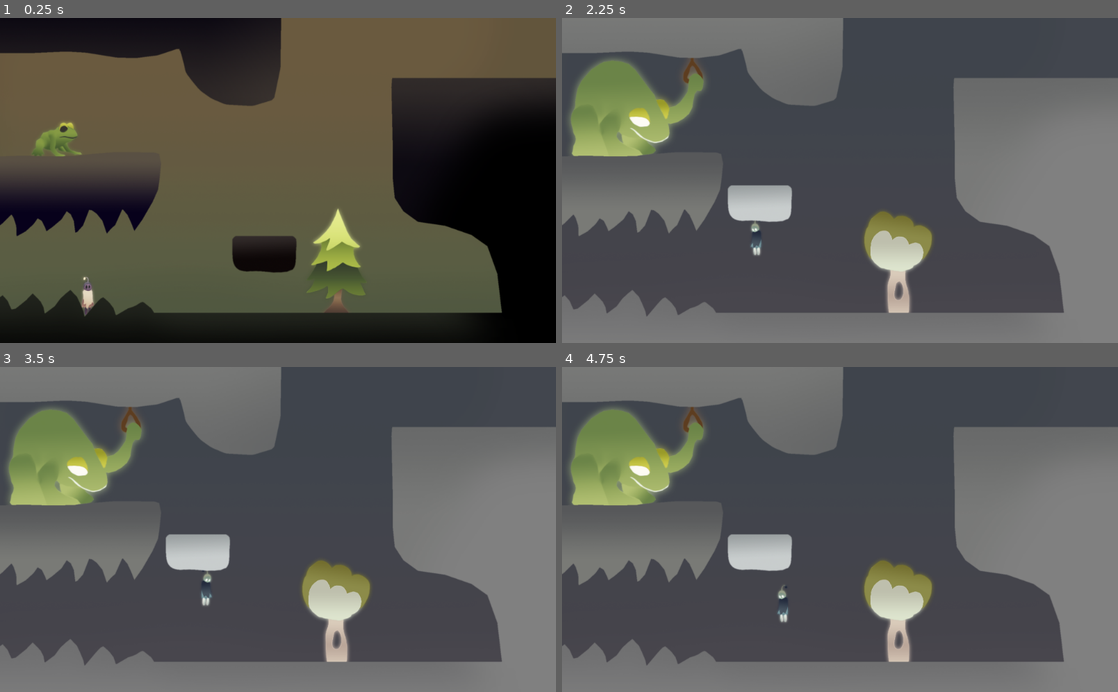
Above: before the commit, frames 1-4 (two rows, left to right).
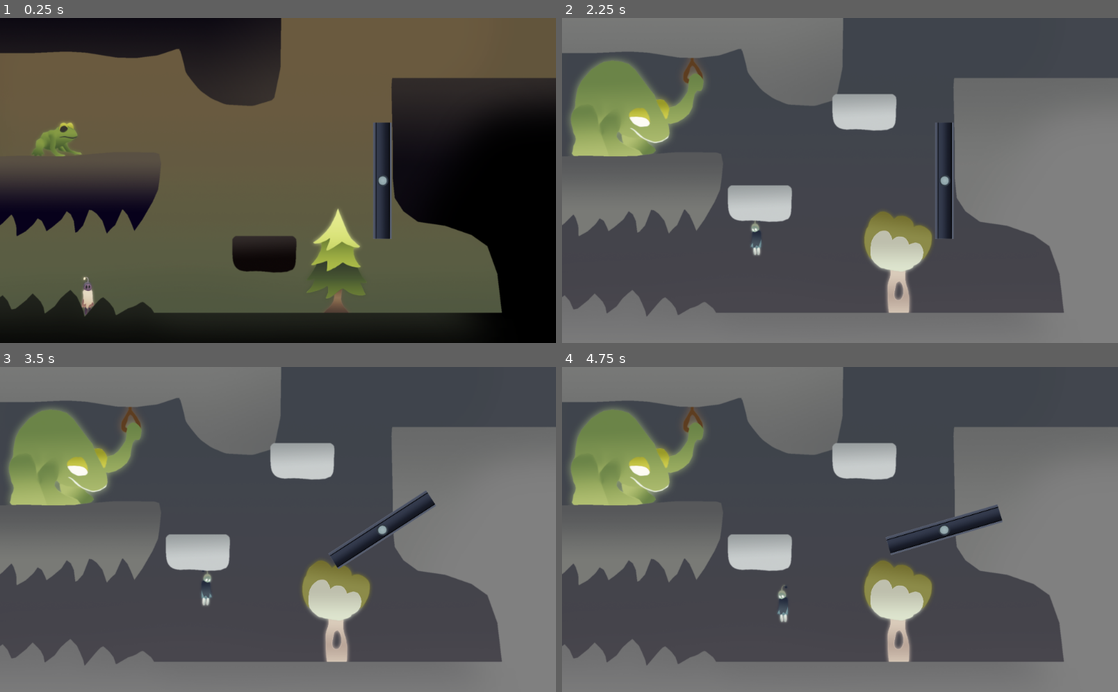
Above: after the commit, the same moments.

Repository: Dimension-Omega/misty-marshes
Game: Godot game, scene res://data/main/Main.tscn
Same seed, same stepped clock (60 frames per second), same inputs: the game is played once before the commit and once after it.
Inputs:
- Up to frame 1 (0.25 s): no input
- Up to frame 2 (2.25 s): tap Enter at 0.5 s; hold Up (jump) 0.53-1.28 s; hold Right (right) 0.53-2.03 s; tap I at 0.6, 1.55 s; tap Up (jump) at 1.35, 1.52, 1.82 s; hold A (left) from 2.03 s (still down); hold Space (duality) from 2.03 s (still down)
- Up to frame 3 (3.5 s): tap Up (jump) at 2.3, 3.02, 3.32 s; release A (left) at 2.78 s; release Space (duality) at 2.78 s; hold Right (right) from 2.78 s (still down); tap I at 2.85 s
- Up to frame 4 (4.75 s): hold Up (jump) 3.53-4.28 s; tap 1 at 3.6 s; release Right (right) at 4.28 s; hold A (left) from 4.28 s (still down); tap 2 at 4.35 s; tap Up (jump) at 4.52 s; tap I at 4.55 s

The runs differ from the first frame. In frame 1, 1.2% of the frame differs, in the area x 67-71%, y 32-68%; in frame 2, 1.9%; in frame 3, 2.2%; in frame 4, 2.2%, in the area x 48-80%, y 23-58%.

Commit message:
Gate and frog trigger

Diff:
--- a/data/elements/frog/frog.gd
+++ b/data/elements/frog/frog.gd
@@ -1,5 +1,6 @@
 extends KinematicBody2D
 
+export var trigger_node : NodePath
 
 func duality(color: String) -> void:
 	var _isWhite := color == 'white'
@@ -8,3 +9,8 @@
 func interact() -> void:
 	if $FrogBlack.visible:
 		$AnimationPlayer.play("InteractBlack")
+	else:
+		var triggerNode = get_node(trigger_node)
+		if is_instance_valid(triggerNode) and triggerNode.is_inside_tree():
+			assert(triggerNode.has_method('trigger'))
+			triggerNode.trigger()
--- /dev/null
+++ b/data/elements/gates/gate.gd
@@ -0,0 +1,24 @@
+tool
+extends KinematicBody2D
+
+enum EPosition {HORIZONTAL = 0, VERTICAL = 1}
+export(EPosition) var initial_pos = EPosition.HORIZONTAL setget set_initial_pos
+
+var gate_position : int
+
+# Called when the node enters the scene tree for the first time.
+func _ready():
+	set_gate_position(initial_pos, true)
+
+func trigger() -> void:
+	set_gate_position(EPosition.HORIZONTAL if gate_position == EPosition.VERTICAL else EPosition.VERTICAL)
+
+func set_gate_position(gatePosition: int, instant: bool = false) -> void:
+	$AnimationPlayer.play("horizontal" if gatePosition == EPosition.HORIZONTAL else "vertical")
+	if instant:
+		$AnimationPlayer.seek(2, true)
+	gate_position = gatePosition
+
+func set_initial_pos(value: int) -> void:
+	initial_pos = value
+	rotation_degrees = -90 if initial_pos == EPosition.VERTICAL else 0
--- /dev/null
+++ b/data/elements/gates/gate.tscn
@@ -0,0 +1,69 @@
+[gd_scene load_steps=7 format=2]
+
+[ext_resource path="res://data/elements/gates/gate.png" type="Texture" id=1]
+[ext_resource path="res://data/elements/gates/gate.gd" type="Script" id=2]
+
+[sub_resource type="RectangleShape2D" id=1]
+extents = Vector2( 215, 30 )
+
+[sub_resource type="Animation" id=2]
+length = 0.001
+tracks/0/type = "value"
+tracks/0/path = NodePath(".:rotation_degrees")
+tracks/0/interp = 1
+tracks/0/loop_wrap = true
+tracks/0/imported = false
+tracks/0/enabled = true
+tracks/0/keys = {
+"times": PoolRealArray( 0 ),
+"transitions": PoolRealArray( 1 ),
+"update": 0,
+"values": [ 0.0 ]
+}
+
+[sub_resource type="Animation" id=4]
+resource_name = "horizontal"
+tracks/0/type = "value"
+tracks/0/path = NodePath(".:rotation_degrees")
+tracks/0/interp = 1
+tracks/0/loop_wrap = true
+tracks/0/imported = false
+tracks/0/enabled = true
+tracks/0/keys = {
+"times": PoolRealArray( 1 ),
+"transitions": PoolRealArray( 1 ),
+"update": 3,
+"values": [ 0.0 ]
+}
+
+[sub_resource type="Animation" id=3]
+resource_name = "vertical"
+tracks/0/type = "value"
+tracks/0/path = NodePath(".:rotation_degrees")
+tracks/0/interp = 1
+tracks/0/loop_wrap = true
+tracks/0/imported = false
+tracks/0/enabled = true
+tracks/0/keys = {
+"times": PoolRealArray( 1 ),
+"transitions": PoolRealArray( 1 ),
+"update": 3,
+"values": [ -90.0 ]
+}
+
+[node name="Gate" type="KinematicBody2D"]
+z_index = 10
+script = ExtResource( 2 )
+
+[node name="CollisionShape2D" type="CollisionShape2D" parent="."]
+z_index = 1
+shape = SubResource( 1 )
+
+[node name="Gate" type="Sprite" parent="."]
+texture = ExtResource( 1 )
+offset = Vector2( 5, 0 )
+
+[node name="AnimationPlayer" type="AnimationPlayer" parent="."]
+anims/RESET = SubResource( 2 )
+anims/horizontal = SubResource( 4 )
+anims/vertical = SubResource( 3 )
--- a/data/levels/2/level_2.tscn
+++ b/data/levels/2/level_2.tscn
@@ -10,6 +10,7 @@
 [ext_resource path="res://data/elements/player/player.tscn" type="PackedScene" id=8]
 [ext_resource path="res://data/elements/platforms/PlatformBlack.tscn" type="PackedScene" id=9]
 [ext_resource path="res://data/elements/platforms/PlatformWhite.tscn" type="PackedScene" id=10]
+[ext_resource path="res://data/elements/gates/gate.tscn" type="PackedScene" id=11]
 
 [sub_resource type="RectangleShape2D" id=1]
 extents = Vector2( 1300, 60 )
@@ -81,8 +82,9 @@
 
 [node name="entities" type="Node2D" parent="."]
 
-[node name="KinematicBody2D" parent="entities" instance=ExtResource( 6 )]
+[node name="Frog" parent="entities" instance=ExtResource( 6 )]
 position = Vector2( -829, -130 )
+trigger_node = NodePath("../Gate")
 
 [node name="OakTree" parent="entities" instance=ExtResource( 7 )]
 position = Vector2( 215, 308 )
@@ -93,5 +95,12 @@
 [node name="PlatformWhite" parent="entities" instance=ExtResource( 10 )]
 position = Vector2( -295, 87 )
 
+[node name="PlatformWhite2" parent="entities" instance=ExtResource( 10 )]
+position = Vector2( 90, -250 )
+
+[node name="Gate" parent="entities" instance=ExtResource( 11 )]
+position = Vector2( 384, 0 )
+initial_pos = 1
+
 [node name="Player" parent="." instance=ExtResource( 8 )]
 position = Vector2( -699, 416 )
Not shown: 1 places in data/levels/2/level_2.tscn that only renumber resources
